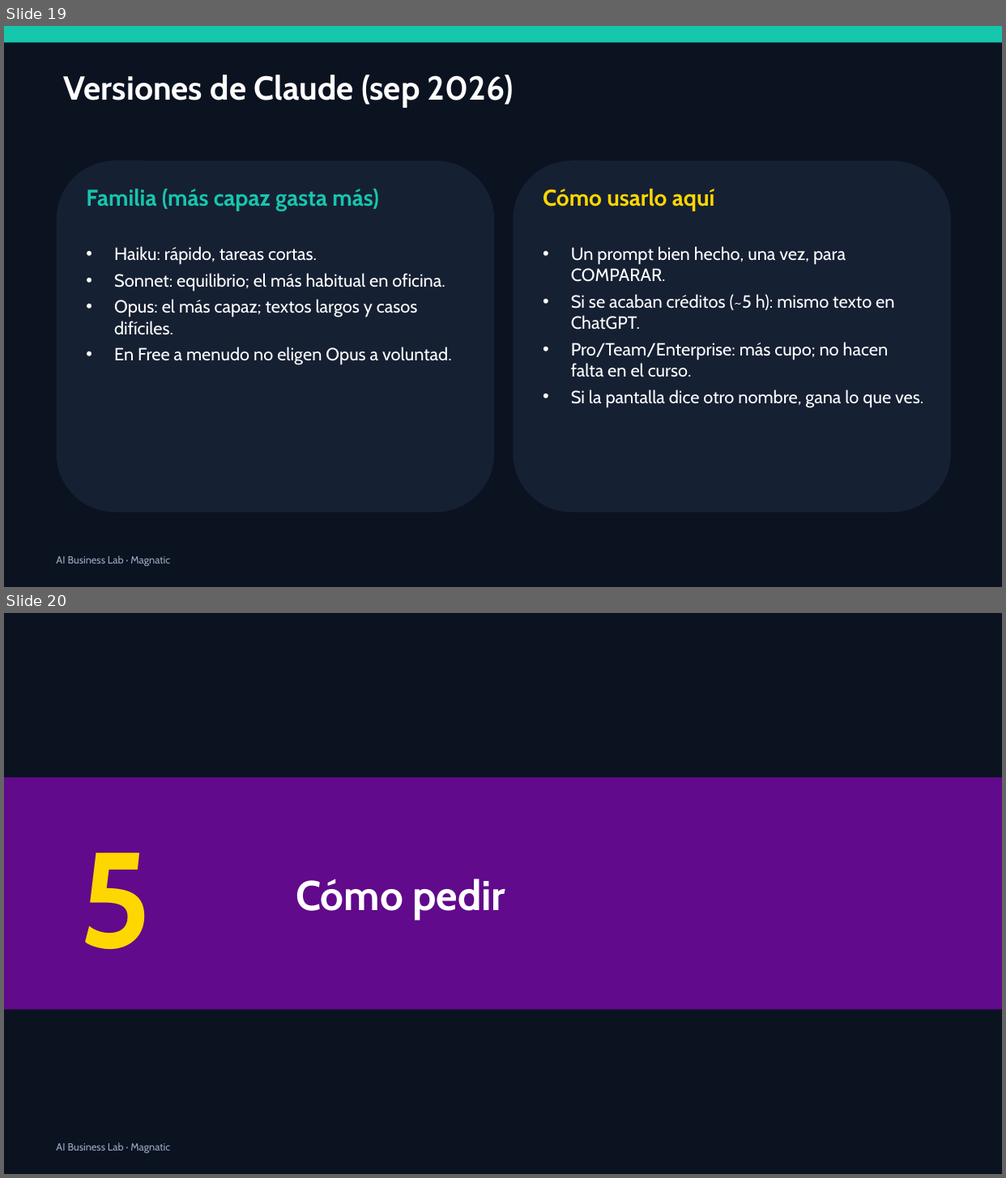
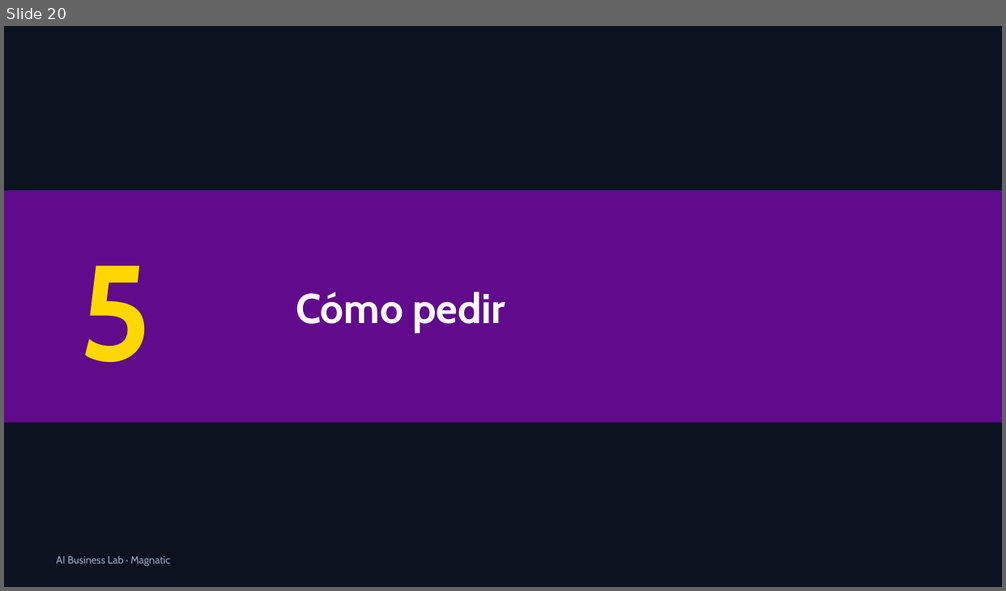
Before and after one commit to xander0408/CURSOS, a slide deck: AI-Business-Lab-Presentacion.pptx. Shown one above the other, each under a label of ours: slides 19 and 20 before the commit, slide 20 after it. The pictures are 1006x1178 and 1006x591 pixels, drawn with LibreOffice and Linux fonts; fonts in the diff are those of the drawing. Boxes give left, top, right and bottom in pixels: in the first picture for what was removed or moved away, otherwise in the second. Text is boxed around its words. In the diff, an @@ line names an element or a change of style, - is before the commit and + after.

```diff
--- a/AI-Business-Lab-Presentacion.pptx
+++ b/AI-Business-Lab-Presentacion.pptx
@@ slide 19 removed at [4, 26, 1002, 587], background #0B1220 @@
@@ rectangle removed at [4, 26, 1002, 42] @@
@@ text removed at [64, 75, 513, 108] @@
-Versiones de Claude (sep 2026)
@@ rounded rectangle removed at [57, 160, 494, 513] @@
@@ rounded rectangle removed at [513, 160, 951, 513] @@
@@ text removed at [86, 189, 379, 211] @@
-Familia (más capaz gasta más)
@@ text removed at [543, 189, 714, 211] @@
-Cómo usarlo aquí
@@ text removed at [114, 246, 452, 365] @@
-• Haiku: rápido, tareas cortas.
-• Sonnet: equilibrio; el más habitual en oficina.
-• Opus: el más capaz; textos largos y casos difíciles.
-• En Free a menudo no eligen Opus a voluntad.
@@ text removed at [571, 246, 923, 408] @@
-• Un prompt bien hecho, una vez, para COMPARAR.
-• Si se acaban créditos (~5 h): mismo texto en ChatGPT.
-• Pro/Team/Enterprise: más cupo; no hacen falta en el curso.
-• Si la pantalla dice otro nombre, gana lo que ves.
@@ text removed at [56, 556, 170, 566] @@
-AI Business Lab · Magnatic
```
Also in this commit, not shown: 2 slides changed, 9 slides added, 5 other slides removed, 1 other file.
